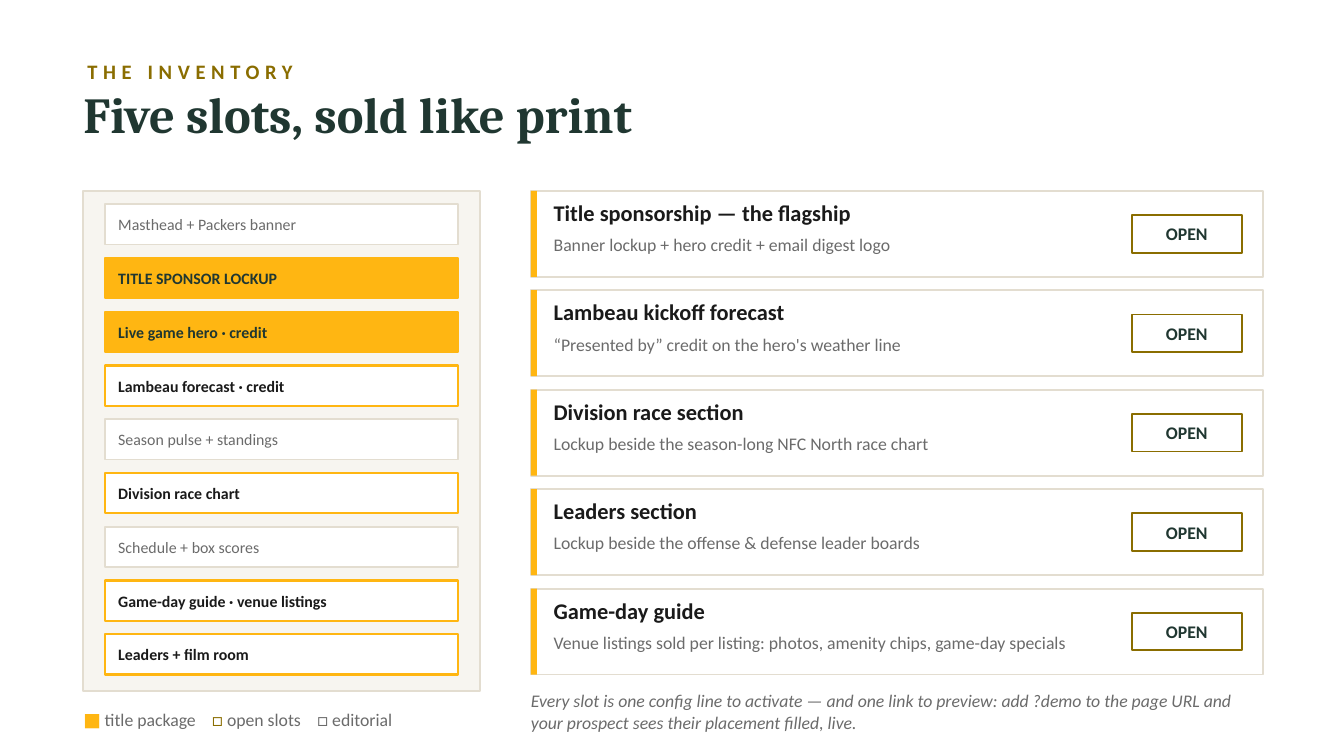
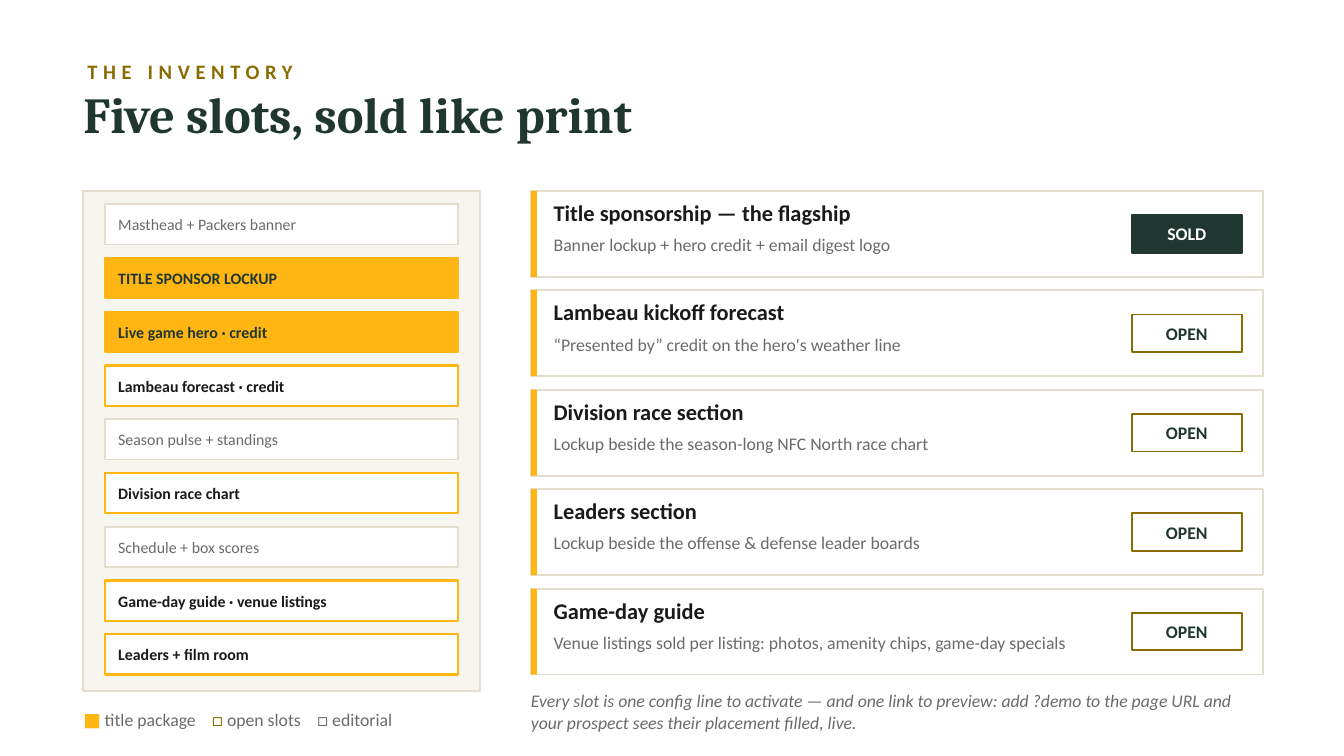
Before and after one commit to RowanFlynnPilot/wpr-packers-tracker, a slide deck: slide 4 of docs/sponsor-deck.pptx. Drawn at 1344x756 pixels with LibreOffice and Linux fonts; fonts in the diff are those of the drawing. Boxes give left, top, right and bottom in pixels: in the first picture for what was removed or moved away, otherwise in the second. Text is boxed around its words. In the diff, an @@ line names an element or a change of style, - is before the commit and + after.

```diff
--- a/docs/sponsor-deck.pptx
+++ b/docs/sponsor-deck.pptx
@@ rectangle "SOLD" at (1132,215,1242,253): fill #FFFFFF to #203731; outline #8A6D00 1 pt to #203731 1 pt @@
@@ text in rectangle at (1167,228,1206,240): text changed; text colour #203731 to #FFFFFF @@
-OPEN
+SOLD
```
Also in this commit, not shown: 4 other slides changed, 7 other files.
